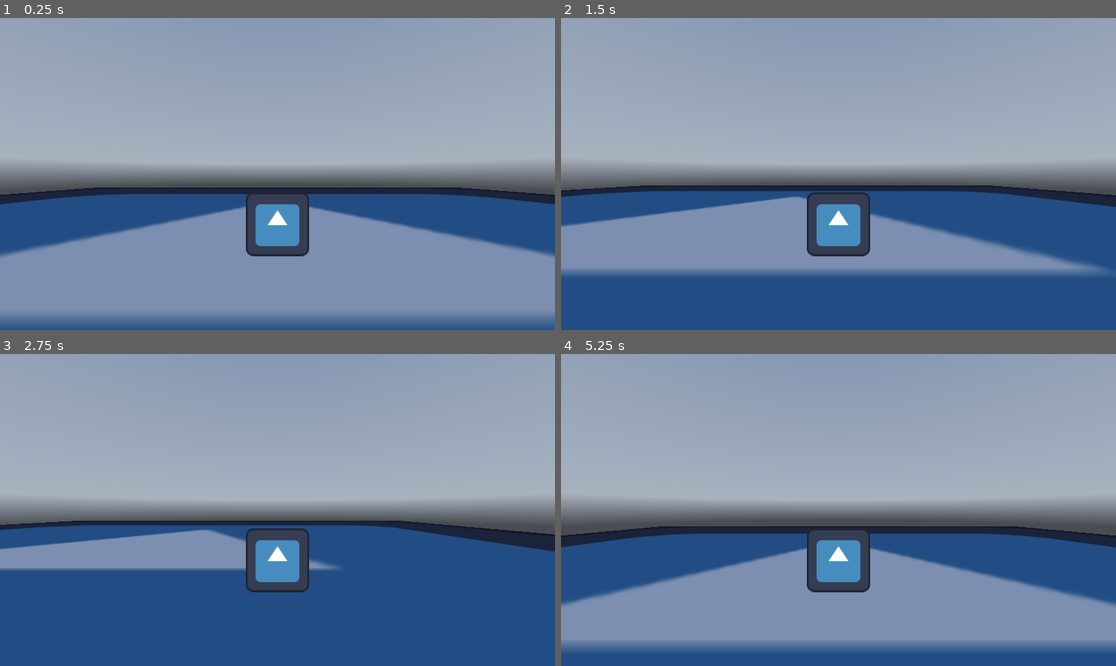
Above: before the commit, frames 1-4 (two rows, left to right).
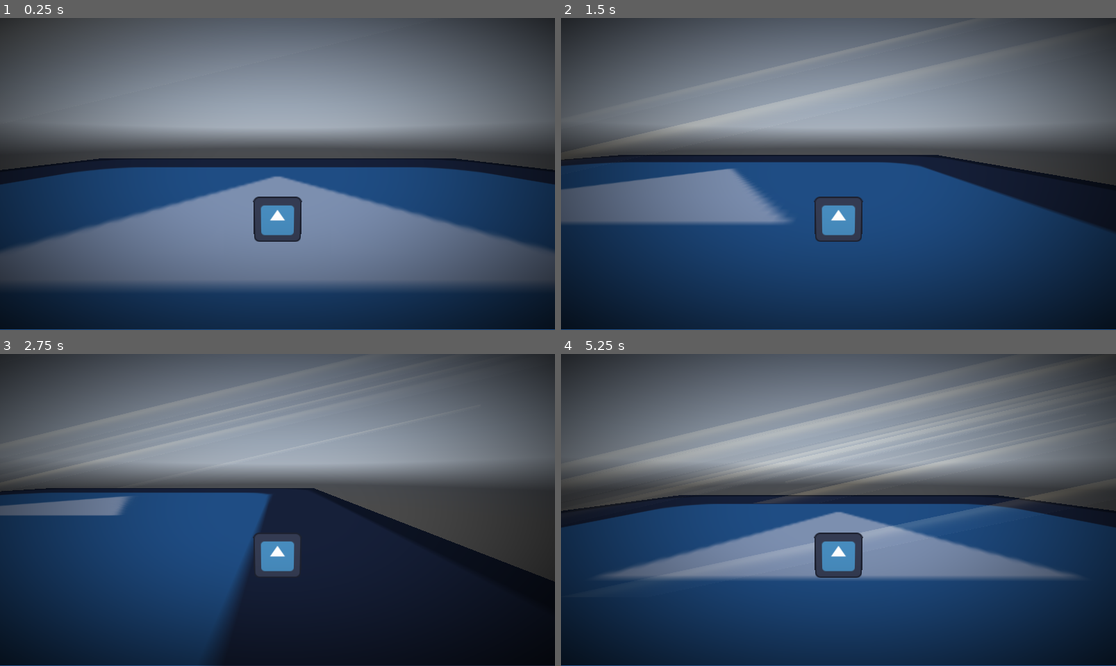
Above: after the commit, the same moments.

Repository: TiTo037412/Nuoc-Van-Lang-Game
Game: Godot game, scene res://main_scene.tscn
The game is run twice, just before and just after one commit, with the same random seed, the same clock (stepped at 60 frames per second) and the same inputs. Before the commit the project has no main scene; this scene is started directly in both runs. The engine's default icon, where the game draws it, is replaced by a stand-in: a white triangle on a blue panel in a dark square. A sky picture missing from this copy of the repository is replaced by a grey-blue gradient.
Inputs:
- Up to frame 1 (0.25 s): no input
- Up to frame 2 (1.5 s): tap Enter (ui_accept) at 0.5, 0.77 s; hold Right (ui_right) 0.53-1.28 s; hold Down (ui_down) from 1.28 s (still down)
- Up to frame 3 (2.75 s): tap Enter (ui_accept) at 1.52 s; release Down (ui_down) at 2.03 s; hold Right (ui_right) from 2.03 s (still down)
- Up to frame 4 (5.25 s): release Right (ui_right) at 2.78 s; hold Up (ui_up) 2.78-3.53 s; tap Enter (ui_accept) at 3.02, 3.77, 4.52 s; hold Left (ui_left) 3.53-5.03 s; hold Down (ui_down) from 5.03 s (still down)

The runs differ from the first frame. In frame 1, 86% of the frame differs, in the area x 0-100%, y 0-100%; in frame 2, 88%; in frame 3, 88%; in frame 4, 87%.

Commit message:
polish lil bit
-godray
vignette

Diff:
--- a/CharacterBody3D.gd
+++ b/CharacterBody3D.gd
@@ -1,8 +1,8 @@
 extends CharacterBody3D
 
-#@onready animation_player : AnimationPlayer = $AnimationPlayer
+@onready var animation_player : AnimationPlayer = $AnimationPlayer
 
-const SPEED = 5.0
+const SPEED = 15.0
 const JUMP_VELOCITY = 4.5
 
 # Get the gravity from the project settings to be synced with RigidBody nodes.
--- /dev/null
+++ b/Godray/godray.tscn
@@ -0,0 +1,34 @@
+[gd_scene load_steps=5 format=3 uid="uid://b7meq681kaugb"]
+
+[ext_resource type="Texture2D" uid="uid://57m5pw7eq7y1" path="res://Godray/download (1).jpg" id="1_3byb5"]
+
+[sub_resource type="ParticleProcessMaterial" id="ParticleProcessMaterial_7rbas"]
+emission_shape = 3
+emission_box_extents = Vector3(1, 1, 1)
+gravity = Vector3(0, 0, 0)
+linear_accel_min = -1.0
+linear_accel_max = 0.5
+radial_accel_min = 0.1
+radial_accel_max = 0.5
+scale_min = 0.3
+scale_max = 2.0
+turbulence_enabled = true
+
+[sub_resource type="StandardMaterial3D" id="StandardMaterial3D_01t8r"]
+transparency = 1
+blend_mode = 1
+vertex_color_use_as_albedo = true
+albedo_color = Color(0.996078, 0.819608, 0.478431, 0.101961)
+albedo_texture = ExtResource("1_3byb5")
+
+[sub_resource type="QuadMesh" id="QuadMesh_4jk6i"]
+material = SubResource("StandardMaterial3D_01t8r")
+size = Vector2(10, 0.2)
+
+[node name="Godray" type="GPUParticles3D"]
+amount = 15
+lifetime = 5.0
+randomness = 0.1
+local_coords = true
+process_material = SubResource("ParticleProcessMaterial_7rbas")
+draw_pass_1 = SubResource("QuadMesh_4jk6i")
--- /dev/null
+++ b/SpringArm3D.gd
@@ -0,0 +1,11 @@
+extends SpringArm3D
+
+
+# Called when the node enters the scene tree for the first time.
+func _ready():
+	pass # Replace with function body.
+
+
+# Called every frame. 'delta' is the elapsed time since the previous frame.
+func _process(delta):
+	pass
--- a/main_character.tscn
+++ b/main_character.tscn
@@ -1,9 +1,17 @@
-[gd_scene load_steps=4 format=3 uid="uid://b0gfuga1d54l3"]
+[gd_scene load_steps=7 format=3 uid="uid://b0gfuga1d54l3"]
 
 [ext_resource type="Script" path="res://CharacterBody3D.gd" id="1_a7vx1"]
 [ext_resource type="Texture2D" uid="uid://34ofmgrl164s" path="res://icon.svg" id="2_8g8fx"]
+[ext_resource type="CameraAttributesPractical" uid="uid://s6jotkr7wfdn" path="res://new_camera_attributes_practical.tres" id="3_7a334"]
+[ext_resource type="Shader" path="res://vignette.gdshader" id="4_xnotf"]
 
 [sub_resource type="CapsuleShape3D" id="CapsuleShape3D_yamh8"]
+
+[sub_resource type="ShaderMaterial" id="ShaderMaterial_dvecg"]
+shader = ExtResource("4_xnotf")
+shader_parameter/color = Color(0, 0, 0, 1)
+shader_parameter/multipler = 0.095
+shader_parameter/softness = 0.96
 
 [node name="MainCharacter" type="CharacterBody3D"]
 script = ExtResource("1_a7vx1")
@@ -17,6 +25,12 @@
 [node name="AnimationPlayer" type="AnimationPlayer" parent="."]
 
 [node name="SpringArm3D" type="SpringArm3D" parent="."]
-transform = Transform3D(1, 0, 0, 0, 1, 0, 0, 0, 1, 0, 1.00778, 3.08142)
+transform = Transform3D(1, 0, 0, 0, 0.984808, 0.173648, 0, -0.173648, 0.984808, 0, 1.97542, 4.15551)
 
 [node name="Camera3D" type="Camera3D" parent="SpringArm3D"]
+attributes = ExtResource("3_7a334")
+
+[node name="ColorRect" type="ColorRect" parent="SpringArm3D/Camera3D"]
+material = SubResource("ShaderMaterial_dvecg")
+offset_right = 1152.0
+offset_bottom = 646.0
--- /dev/null
+++ b/main_scene.gd
@@ -0,0 +1,11 @@
+extends Node3D
+
+
+# Called when the node enters the scene tree for the first time.
+func _ready():
+	RotateSky()
+
+
+# Called every frame. 'delta' is the elapsed time since the previous frame.
+func RotateSky():
+	$WorldEnvironment.environment.sky_rotation.y += 0.0005
--- a/main_scene.tscn
+++ b/main_scene.tscn
@@ -1,7 +1,9 @@
-[gd_scene load_steps=11 format=3 uid="uid://blcw0okeukrmv"]
+[gd_scene load_steps=13 format=3 uid="uid://blcw0okeukrmv"]
 
+[ext_resource type="Script" path="res://main_scene.gd" id="1_esjjg"]
 [ext_resource type="Texture2D" uid="uid://qb65cropyy5y" path="res://beautiful-sky.jpg" id="1_to8im"]
 [ext_resource type="Texture2D" uid="uid://34ofmgrl164s" path="res://icon.svg" id="2_gawcb"]
+[ext_resource type="PackedScene" uid="uid://b7meq681kaugb" path="res://Godray/godray.tscn" id="2_yk715"]
 [ext_resource type="PackedScene" uid="uid://b0gfuga1d54l3" path="res://main_character.tscn" id="3_ooybq"]
 
 [sub_resource type="PanoramaSkyMaterial" id="PanoramaSkyMaterial_55c27"]
@@ -14,6 +16,11 @@
 background_mode = 2
 sky = SubResource("Sky_44nv7")
 ambient_light_source = 3
+ssao_enabled = true
+ssil_enabled = true
+glow_enabled = true
+glow_bloom = 0.01
+glow_blend_mode = 0
 
 [sub_resource type="StandardMaterial3D" id="StandardMaterial3D_yeooq"]
 albedo_texture = ExtResource("2_gawcb")
@@ -27,11 +34,13 @@
 data = PackedVector3Array(1, 0, 1, -1, 0, 1, 1, 0, -1, -1, 0, 1, -1, 0, -1, 1, 0, -1)
 
 [node name="Main scene" type="Node3D"]
+script = ExtResource("1_esjjg")
 
 [node name="WorldEnvironment" type="WorldEnvironment" parent="."]
 environment = SubResource("Environment_n0hvy")
 
 [node name="DirectionalLight3D" type="DirectionalLight3D" parent="."]
+shadow_enabled = true
 
 [node name="MeshInstance3D" type="MeshInstance3D" parent="."]
 transform = Transform3D(30, 0, 0, 0, 30, 0, 0, 0, 30, 0, 0, 0)
@@ -45,3 +54,6 @@
 
 [node name="MainCharacter" parent="." instance=ExtResource("3_ooybq")]
 transform = Transform3D(1, 0, 0, 0, 1, 0, 0, 0, 1, 0, 1.57643, 0)
+
+[node name="Godray" parent="." instance=ExtResource("2_yk715")]
+transform = Transform3D(14.6444, -1.0822, 0, 3.24659, 4.88148, 0, 0, 0, 30, 10, 8.68353, 0)
--- /dev/null
+++ b/new_camera_attributes_practical.tres
@@ -0,0 +1,6 @@
+[gd_resource type="CameraAttributesPractical" format=3 uid="uid://s6jotkr7wfdn"]
+
+[resource]
+dof_blur_far_enabled = true
+dof_blur_far_distance = 20.0
+dof_blur_amount = 0.01
--- a/project.godot
+++ b/project.godot
@@ -11,6 +11,7 @@
 [application]
 
 config/name="Nuoc Van Lang"
+run/main_scene="res://main_scene.tscn"
 config/features=PackedStringArray("4.1", "Forward Plus")
 config/icon="res://icon.svg"
 
@@ -51,4 +52,6 @@
 
 [rendering]
 
-textures/canvas_textures/default_texture_filter=3
+textures/canvas_textures/default_texture_filter=0
+textures/decals/filter=0
+textures/light_projectors/filter=0
--- /dev/null
+++ b/vignette.gdshader
@@ -0,0 +1,10 @@
+shader_type canvas_item;
+
+uniform vec4 color : source_color;
+uniform float multipler = 0.2;
+uniform float softness = 3.0;
+
+void fragment(){
+	float value = distance(UV, vec2(0.5));
+	COLOR = vec4(color.rgb, smoothstep(multipler, softness, value));
+}
Binary file added: Godray/35.jpg
Not shown, added: Godray/35.jpg.import
Binary file added: Godray/download (1).jpg
Not shown, added: Godray/download (1).jpg.import
Not shown, added: light-effect-with-transparent-background_313905-4162.avif
Not shown, added: light-effects-background.zip
